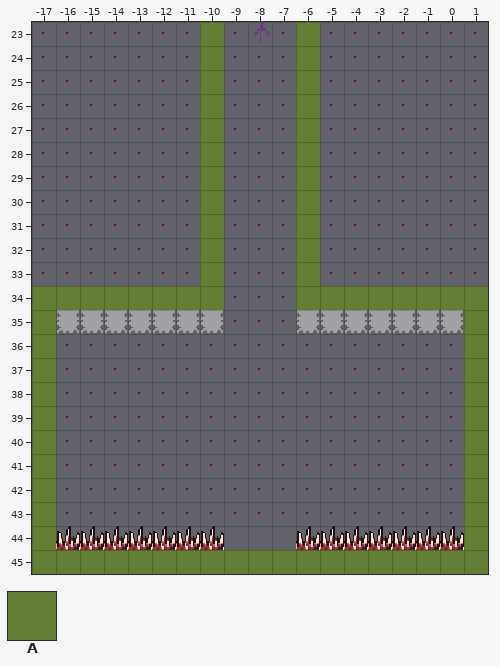
Two versions of a level (Tiled map, Maps/054.tmx). The picture above was drawn from the file before the commit.
Cells are 16x16 px. Shown: x -17..1, y 23..45.
Key: from "tileset": A 0.
_ is an empty cell.
Layers that did not change in this view are not listed.
Layer "Collision Layer" before, first column x -17:
23 _______A___A_______
24 _______A___A_______
25 _______A___A_______
26 _______A___A_______
27 _______A___A_______
28 _______A___A_______
29 _______A___A_______
30 _______A___A_______
31 _______A___A_______
32 _______A___A_______
33 _______A___A_______
34 AAAAAAAA___AAAAAAAA
35 A_________________A
36 A_________________A
37 A_________________A
38 A_________________A
39 A_________________A
40 A_________________A
41 A_________________A
42 A_________________A
43 A_________________A
44 A_________________A
45 AAAAAAAAAAAAAAAAAAA
The result:
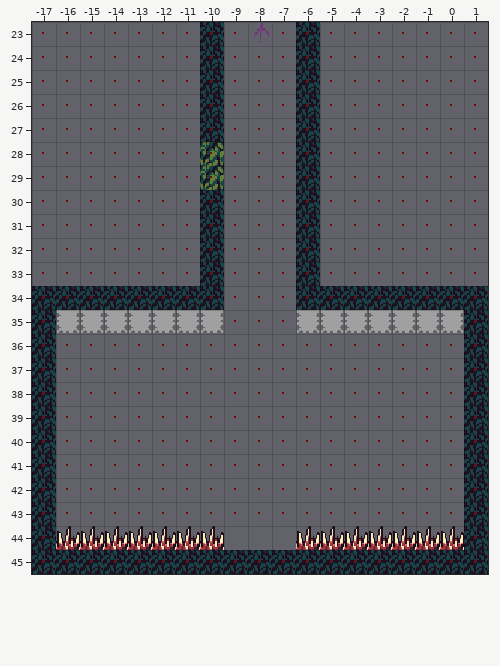
What changed:
Layer "Collision Layer" (now hidden):
The author cleared tile A in rows 23 to 33 at x -10 and -6; in row 34 at x -17 to -10 and -6 to 1; in rows 35 to 44 at x -17 and 1; in row 45 at x -17 to 1.
Pixel boxes of the changes (left, top, right, bottom) in both pictures:
removed: (32, 22, 488, 574)
